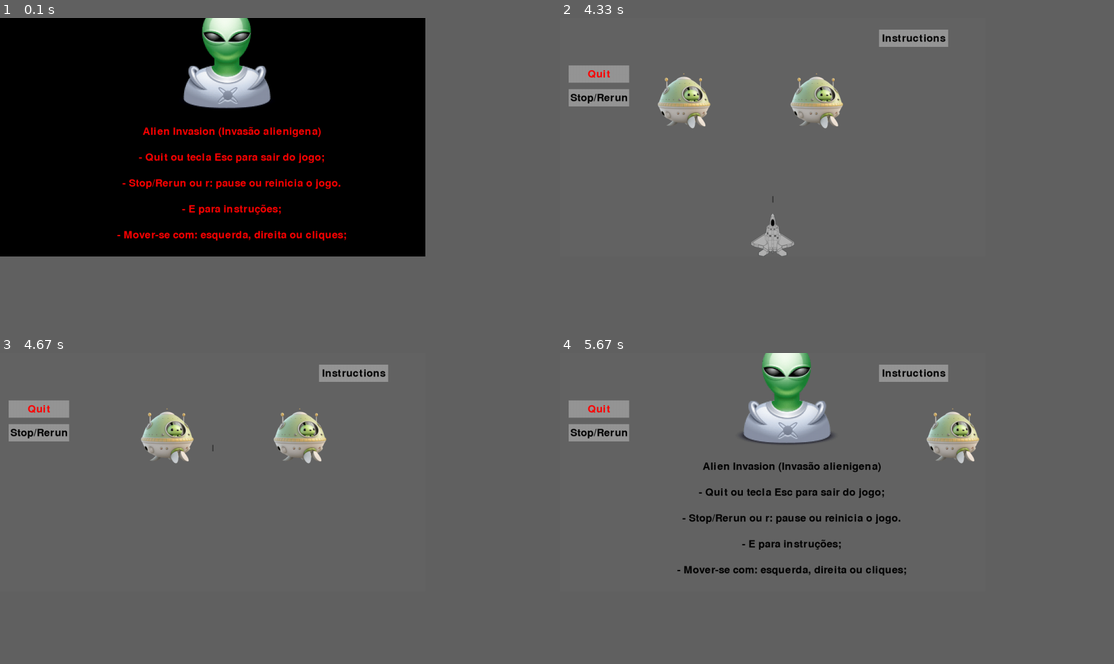
Above: before the commit, frames 1-4 (two rows, left to right).
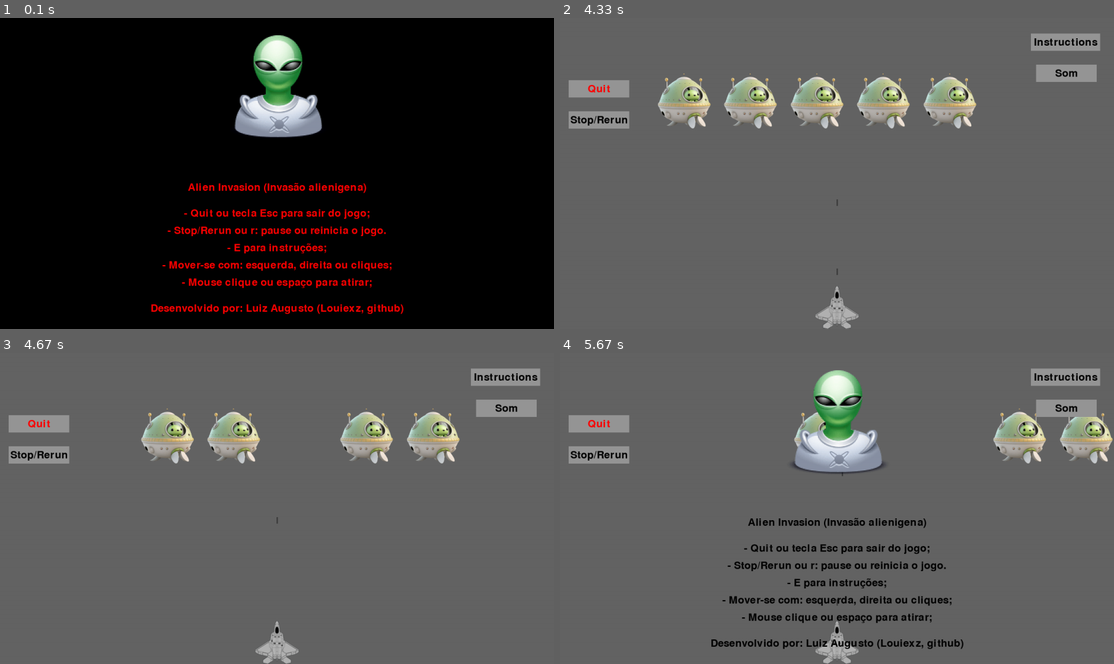
Above: after the commit, the same moments.

Repository: Louiexz/InvasaoAlien-Pygame
Game: pygame game, started from run.py
Same seed, same stepped clock (60 frames per second), same inputs: the game is played once before the commit and once after it.
Inputs (mouse positions are in pixels of both pictures, inside the frame that each line leads up to):
- Up to frame 1 (0.1 s): no input
- Up to frame 2 (4.33 s): tap Space at 3.57, 3.97, 4.27 s; hold Right from 3.9 s (still down)
- Up to frame 3 (4.67 s): release Right at 4.37 s; click (504, 408) at 4.45 s, where only the run after the commit has a clickable "Som"
- Up to frame 4 (5.67 s): hold Right 4.73-5.2 s; tap Space at 4.8, 5.1, 5.3, 5.6 s; hold Left from 5.23 s (still down); tap E at 5.38 s
In our replay, the window is 691x388 before the commit and 900x506 after it. These sizes can differ from the game's own. Grey fills any space a smaller window leaves; there, only what the larger window draws over its background counts as a difference.

The runs differ from the first frame. In frame 1, 11% of the frame differs, in the area x 21-73%, y 0-96%; in frame 2, 7.8%; in frame 3, 8.4%; in frame 4, 17%, in the area x 1-100%, y 0-100%.

Commit message:
Ajustando textos

Diff:
--- a/assets/scripts/character/input_controls.py
+++ b/assets/scripts/character/input_controls.py
@@ -17,6 +17,7 @@
                 if button.rect.collidepoint(event.pos):
                     if button.text == "Stop/Rerun": return 2
                     elif button.text == "Instructions": return 3
+                    elif button.text == "Som": return 4
                     else: sys.exit()
 
         mouse_pos = pyg.mouse.get_pos()
--- a/assets/scripts/game/game_controls.py
+++ b/assets/scripts/game/game_controls.py
@@ -49,15 +49,16 @@
 
     @staticmethod
     def update_screen(screen, ship, bullets, aliens, settings, buttons):
-
         if not settings.pause:
             screen.fill(settings.bg_color)
             ship.blitme()
             aliens.draw(screen)
             updated_rects = []
+
             for alien in aliens.sprites(): updated_rects.append(alien.rect)
             for bullet in bullets.sprites(): bullet.draw_bullet()
             for button in buttons: button.draw(screen)
+
             GameFuncts.show_stats(screen, settings, bullets)
 
             # Crie uma lista de retângulos que precisam ser atualizados
@@ -68,19 +69,19 @@
         GameFuncts.show_settings(screen, settings)
 
         while settings.rodando:
-            for event in pyg.event.get():
-                if event.type == pyg.VIDEORESIZE: screen = pyg.display.set_mode((event.w, event.h), pyg.RESIZABLE)
-
             GameControls.update_screen(screen, ship, bullets, aliens, settings, buttons)
             GameControls.render_game(screen, ship, bullets, aliens, buttons, settings)
             GameControls.control_frame_rate()
 
     @staticmethod
     def game_over(screen, settings, bullets, aliens, ship, buttons):
-        GameFuncts.play_sound("game/game-over-transition", True)
-        GameFuncts.play_sound("game/game-over-voice")
-        msg = f"Game Over\nUFO destroyed: {settings.count}\nStage: {settings.stage}"
-        GameFuncts.new_text(screen, settings, [msg, 10*5], './assets/imagens/enemies/alien-reaching.png', width=0.53)
+        GameFuncts.play_sound(settings, "game/game-over-transition", True)
+        GameFuncts.play_sound(settings, "game/game-over-voice")
+
+        msg = f"Game Over\n\nUFO destroyed: {settings.count}\n\nStage: {settings.stage}"
+        GameFuncts.new_text(screen, settings, [msg, 10*5], './assets/imagens/enemies/alien-reaching.png', width=0.5, height=0.5)
+
+        GameFuncts.new_text(screen, settings, ['Desenvolvido por: Luiz Augusto (Louiexz, github)', 10*5], tamanho=32, width=0.53, height=0.9)
         while not settings.rodando:
             for event in pyg.event.get():
                 if event.type == pyg.KEYDOWN and event.key == pyg.K_r:
@@ -98,8 +99,9 @@
 
     @staticmethod
     def run_game_loop(screen, ship, bullets, settings, aliens, buttons):
-        GameFuncts.play_sound("game/8bit-music", True)
+        GameFuncts.play_sound(settings, "game/8bit-music", True)
         GameFuncts.show_settings(screen, settings, (255, 0, 0))
+
         while True:
             input = InputControls().handle_input(ship, buttons)
             if input == 1: GameFuncts.shoot(ship, bullets, settings)
@@ -107,16 +109,22 @@
                 GameFuncts.new_text(screen, settings, ["Jogo pausado", 10000])
                 GameControls.handle_stop_restart(settings, bullets, aliens, ship)
             elif input == 3:
-                GameFuncts.play_sound("game/8bit-music")
+                GameFuncts.play_sound(settings, "game/8bit-music")
                 GameFuncts.show_settings(screen, settings)
+            elif input == 4:
+                if settings.estado_som == True:
+                    pyg.mixer.stop()
+                    pyg.mixer.music.stop()
+                    settings.estado_som = False
+                else: settings.estado_som = True
 
             ship.update()
             GameControls().update_bullets(bullets, aliens, settings)
 
             som = AliensFuncts().handle_game_logic(screen, ship, bullets, aliens, settings)
-            if som[0]: GameFuncts().play_sound("aliens/collision")
+            if som[0]: GameFuncts().play_sound(settings, "aliens/collision")
             elif som[1]:
-                GameFuncts().play_sound("game/negative-beeps")
+                GameFuncts().play_sound(settings, "game/negative-beeps")
                 GameControls().game_over(screen, settings, bullets, aliens, ship, buttons)
 
             if not aliens.sprites(): AliensFuncts().create_fleet(screen, settings, aliens, AliensFuncts().get_random_aliens())
--- a/assets/scripts/game/game_functs.py
+++ b/assets/scripts/game/game_functs.py
@@ -15,58 +15,60 @@
         pyg.time.delay(time)
 
     @staticmethod
-    def new_text(screen, settings, txt, image=False, color=(255, 0, 0), tamanho=36, width=0.53, height=0.4):
+    def new_text(screen, settings, txt, image=False, color=(255, 0, 0), tamanho=36, width=0.50, height=0.5):
         font = pyg.font.SysFont(None, tamanho)
         lines = txt[0].split("\n")
         text_surfaces = []
         for line_number, line in enumerate(lines):
             text_surface = font.render(line, True, color)
             text_rect = text_surface.get_rect()
-            text_rect.midtop = (settings.screen_width * width, settings.screen_height * height + line_number * 30)
+            text_rect.midtop = (settings.screen_width * width, settings.screen_height * height + line_number * 20)
             text_surfaces.append((text_surface, text_rect, txt[1]))
         returns = [text_surfaces]
         if image:
             image_surface = pyg.image.load(image)
             image_rect = image_surface.get_rect()
-            image_rect.midbottom = (settings.screen_width * 0.53, settings.screen_height * 0.4)
+            image_rect.midbottom = (settings.screen_width * 0.50, settings.screen_height * 0.4)
             returns.append([image_surface, image_rect])
         GameFuncts.show_text(screen, *returns)
 
     @staticmethod
-    def play_sound(sound, tip=False):
-        path = "./assets/sound/" + sound + ".mp3"
-        if tip:
-            if not pyg.mixer.music.get_busy():
-                pyg.mixer.music.load(path)
-                pyg.mixer.music.play()
-                pyg.mixer.music.set_volume(1)
-        else: pyg.mixer.Sound(path).play()
+    def play_sound(settings, sound, tip=False):
+        if settings.estado_som == True:
+            path = "./assets/sound/" + sound + ".mp3"
+
+            if tip:
+                if not pyg.mixer.music.get_busy():
+                    pyg.mixer.music.load(path)
+                    pyg.mixer.music.play()
+                    pyg.mixer.music.set_volume(0.5)
+            else: pyg.mixer.Sound(path).play()
 
     @staticmethod
     def show_settings(screen, settings, color=(0, 0, 0)):
         msg = """
-    Alien Invasion (Invasão alienigena)\n
-    - Quit ou tecla Esc para sair do jogo;\n
-    - Stop/Rerun ou r: pause ou reinicia o jogo.\n
-    - E para instruções;\n
-    - Mover-se com: esquerda, direita ou cliques;\n
-    - Mouse clique ou espaço para atirar;\n
-    """
+Alien Invasion (Invasão alienigena)\n\n
+- Quit ou tecla Esc para sair do jogo;\n
+- Stop/Rerun ou r: pause ou reinicia o jogo.\n
+- E para instruções;\n
+- Mover-se com: esquerda, direita ou cliques;\n
+- Mouse clique ou espaço para atirar;\n\n
+Desenvolvido por: Luiz Augusto (Louiexz, github)
+"""
         text = [msg, 4000]
-        GameFuncts.play_sound("game/8bit-music", True)
+        GameFuncts.play_sound(settings, "game/8bit-music", True)
         GameFuncts.new_text(screen, settings, text, './assets/imagens/enemies/alien-male.png', color)
 
     def show_stats(screen, settings, bullets):
         stats = [
-            [f'Bullets\n{settings.bullets_allowed - len(bullets)}', 0.35],
-            [f'Stage\n{str(settings.stage).center(7)}', 0.43],
-            [f'Lifes\n{str(settings.ship_lifes).center(6)}', 0.5],
-            [f'UFOs count\n{str(settings.count).center(12)}', 0.6],
+            [f'Bullets\n\n{settings.bullets_allowed - len(bullets)}', 0.35],
+            [f'Stage\n\n{str(settings.stage).center(7)}', 0.43],
+            [f'Lifes\n\n{str(settings.ship_lifes).center(6)}', 0.5],
+            [f'UFOs count\n\n{str(settings.count).center(12)}', 0.6],
         ]
 
         for stat in stats:
-            GameFuncts.new_text(screen, settings, [stat[0], 0], False, (0, 0, 0), 32, stat[1], 0.1)
-
+            GameFuncts.new_text(screen, settings, [stat[0], 0], color=(0, 0, 0), tamanho=32, width=stat[1], height=0.1)
 
     @staticmethod
     def shoot(ship, bullets, settings):
@@ -74,4 +76,4 @@
         if len(bullets) < settings.bullets_allowed:
             new_bullet = Bullet(settings, settings.screen, ship)
             bullets.add(new_bullet)
-            GameFuncts.play_sound("ship/shoot")
+            GameFuncts.play_sound(settings, "ship/shoot")
--- a/assets/scripts/main/settings.py
+++ b/assets/scripts/main/settings.py
@@ -9,6 +9,8 @@
 		self.bg_color = (100, 100, 100)
 		self.espaco = (0, 0, 33)
 		self.ceu = (135, 206, 235)
+		# Reprodução de sons
+		self.estado_som = True
 		# Levels
 		self.stage = 0
 		# Configurações dos projéteis
@@ -28,11 +30,12 @@
 		# Aliens mortos
 		self.count = 0
 		# Botões
-		button1_rect = [screen_width * 0.75, screen_height * 0.05, 160, 40, (0, 0, 0), "Instructions"]
+		button1_rect = [screen_width * 0.85, screen_height * 0.05, 160, 40, (0, 0, 0), "Instructions"]
 		button2_rect = [20, screen_height * 0.2, 140, 40, (255, 0, 0), "Quit"]
 		button3_rect = [20, screen_height * 0.3, 140, 40, (0, 0, 0), "Stop/Rerun"]
+		button4_rect = [screen_width * 0.86, screen_height * 0.15, 140, 40, (0, 0, 0), "Som"]
 
-		self.buttons = [button1_rect, button2_rect, button3_rect]
+		self.buttons = [button1_rect, button2_rect, button3_rect, button4_rect]
 		# Loop
 		self.pause = False
 		self.rodando = True
--- a/assets/scripts/main/start.py
+++ b/assets/scripts/main/start.py
@@ -12,8 +12,8 @@
         pyg.display.set_caption("Alien Invasion")
 
         screen_info = pyg.display.Info()
-        width = screen_info.current_w // 1.3
-        height = screen_info.current_h // 1.3
+        width = screen_info.current_w
+        height = screen_info.current_h
         screen = pyg.display.set_mode((width, height))
 
         ai_sets = Settings(width, height, screen)
